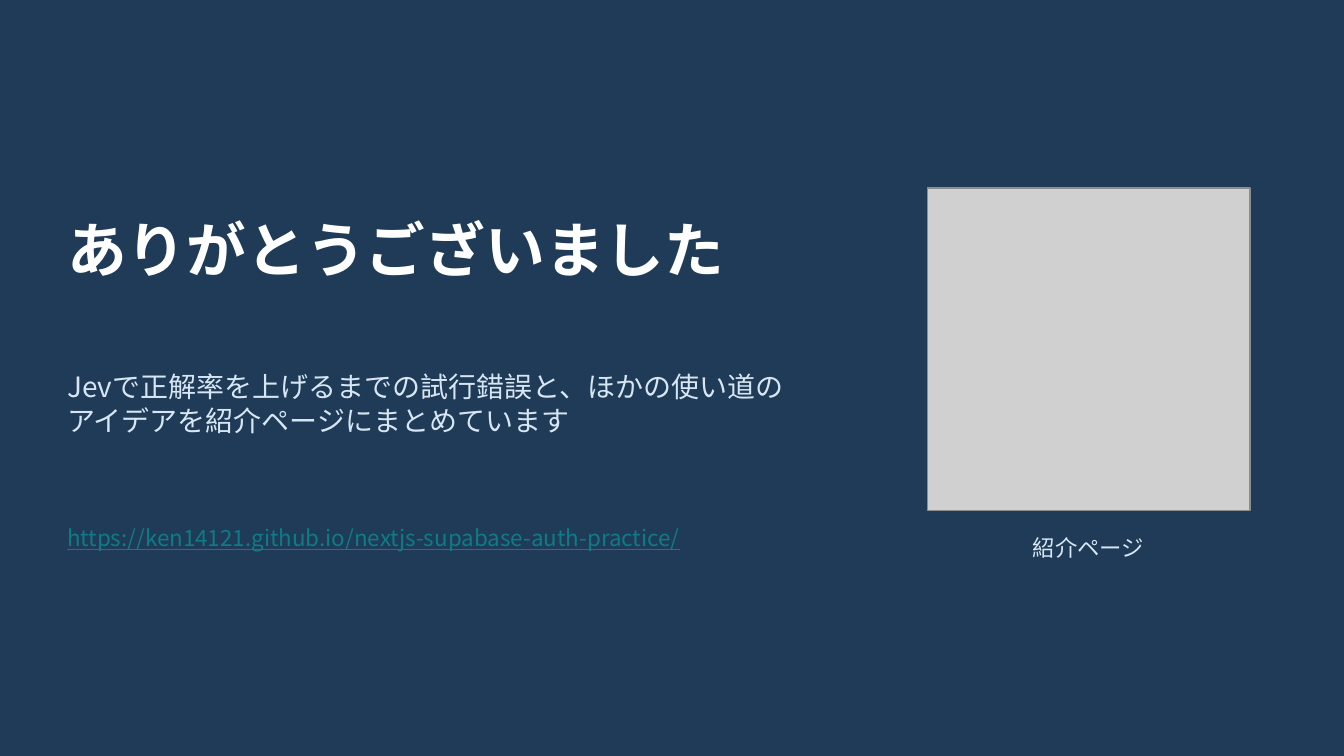
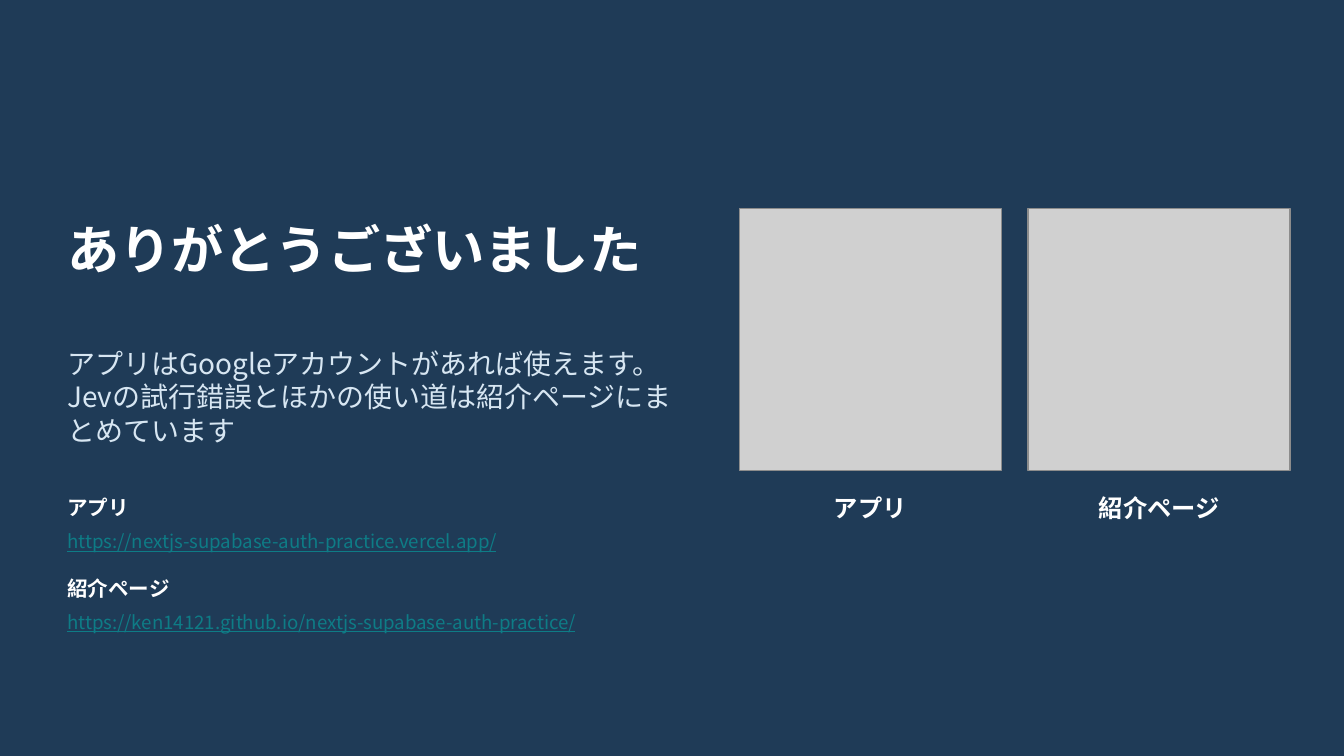
Before and after one commit to ken14121/nextjs-supabase-auth-practice, a slide deck: slide 8 of docs/reports/presentation-2026-11-24.pptx. Drawn at 1344x756 pixels with LibreOffice and Linux fonts; fonts in the diff are those of the drawing; grey boxes stand for pictures. Boxes give left, top, right and bottom in pixels: in the first picture for what was removed or moved away, otherwise in the second. Text is boxed around its words. In the diff, an @@ line names an element or a change of style, - is before the commit and + after.

```diff
--- a/docs/reports/presentation-2026-11-24.pptx
+++ b/docs/reports/presentation-2026-11-24.pptx
@@ text "ありがとうございました" at [67, 223, 641, 273]: size 32 to 28 pt @@
@@ picture added at [739, 208, 1001, 470] @@
@@ picture: place and size @@
-picture at [927, 188, 1250, 511]
+picture at [1028, 208, 1290, 470]
@@ text at [67, 350, 661, 381]: text changed @@
-Jevで正解率を上げるまでの試行錯誤と、ほかの使い道のアイデアを紹介ページにまとめています
+アプリはGoogleアカウントがあれば使えます。Jevの試行錯誤とほかの使い道は紹介ページにまとめています
@@ text added at [67, 497, 129, 516], 11 pt, text #FFFFFF, bold @@
+アプリ
@@ text added at [834, 496, 907, 518], 13 pt, text #FFFFFF, bold @@
+アプリ
@@ text "紹介ページ": place and size @@
-text "紹介ページ" at [1033, 537, 1144, 558]
+text "紹介ページ" at [1099, 496, 1220, 520]
@@ text "紹介ページ" at [1099, 496, 1220, 520]: size 12 to 13 pt, text colour #D7E6F2 to #FFFFFF, bold on @@
@@ text added at [67, 533, 497, 552], 10 pt, text #0E7C86, underline @@
+https://nextjs-supabase-auth-practice.vercel.app/
@@ text added at [67, 578, 169, 598], 11 pt, text #FFFFFF, bold @@
+紹介ページ
@@ text "https://ken14121.github.io/nextjs-supabase-auth-practice/": place and size @@
-text "https://ken14121.github.io/nextjs-supabase-auth-practice/" at [67, 528, 679, 551]
+text "https://ken14121.github.io/nextjs-supabase-auth-practice/" at [67, 614, 576, 633]
@@ text "https://ken14121.github.io/nextjs-supabase-auth-practice/" at [67, 614, 576, 633]: size 12 to 10 pt @@
```
Also in this commit, not shown: 1 other slide changed.
